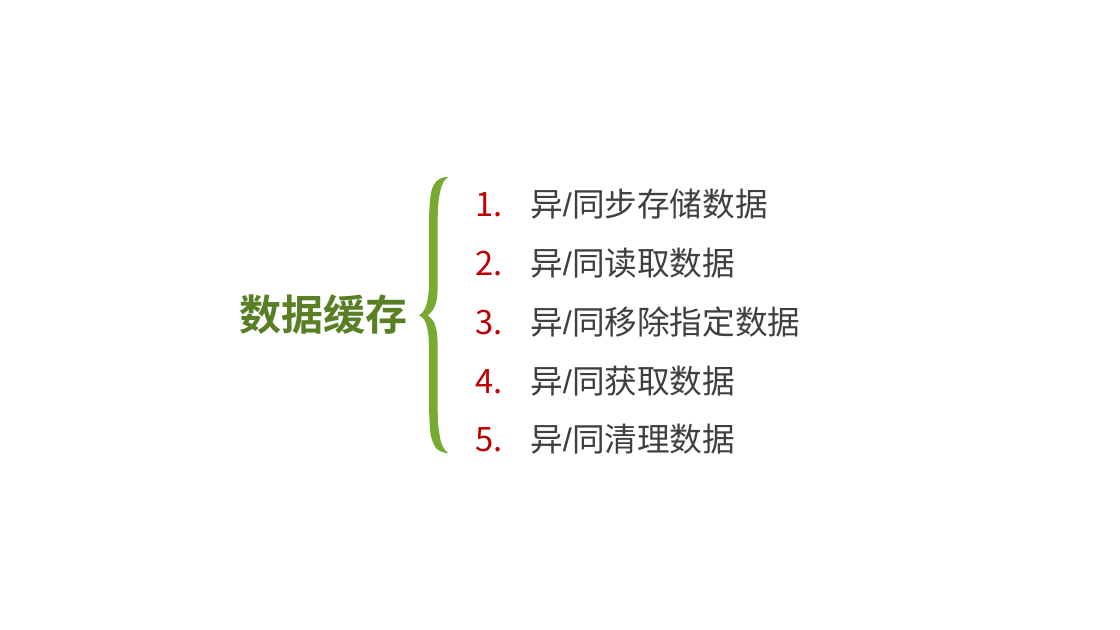
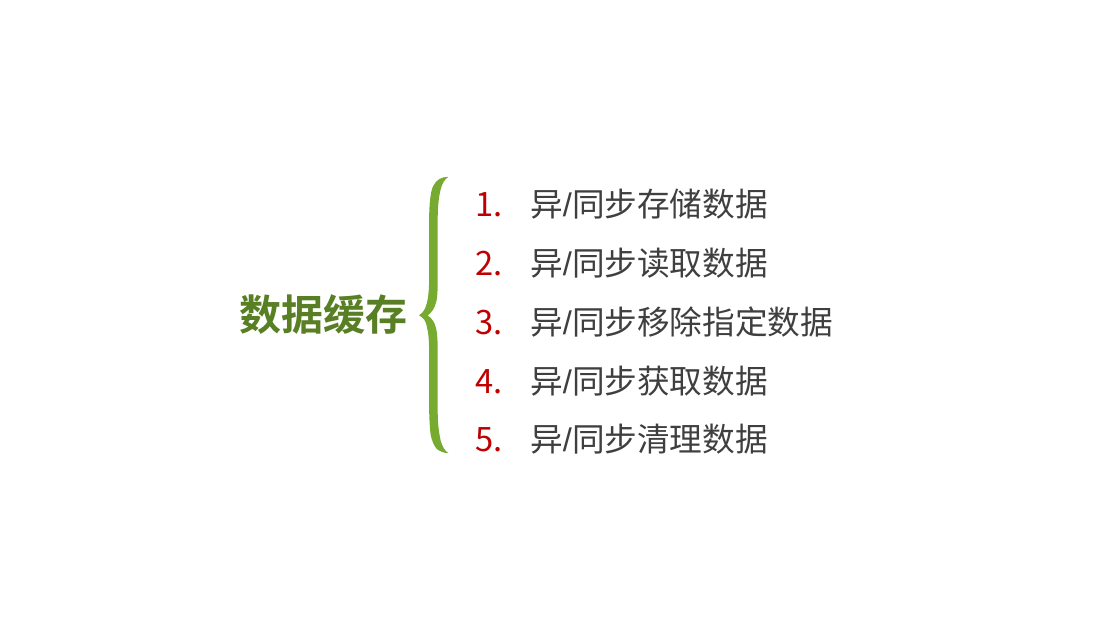
Before and after one commit to liuxiumei123/course-wxSmallApp, a slide deck: slide 2 of Ch03_微信小程序接口/微信小程序——数据缓存.pptx. Drawn at 1120x630 pixels with LibreOffice and Linux fonts; fonts in the diff are those of the drawing. Boxes give left, top, right and bottom in pixels: in the first picture for what was removed or moved away, otherwise in the second. Text is boxed around its words. In the diff, an @@ line names an element or a change of style, - is before the commit and + after.

```diff
--- a/Ch03_微信小程序接口/微信小程序——数据缓存.pptx
+++ b/Ch03_微信小程序接口/微信小程序——数据缓存.pptx
@@ text at (530, 247, 833, 454): text changed @@
-2. 异/同读取数据
-3. 异/同移除指定数据
-4. 异/同获取数据
-5. 异/同清理数据
+2. 异/同步读取数据
+3. 异/同步移除指定数据
+4. 异/同步获取数据
+5. 异/同步清理数据
```
Also in this commit, not shown: 6 other files.
